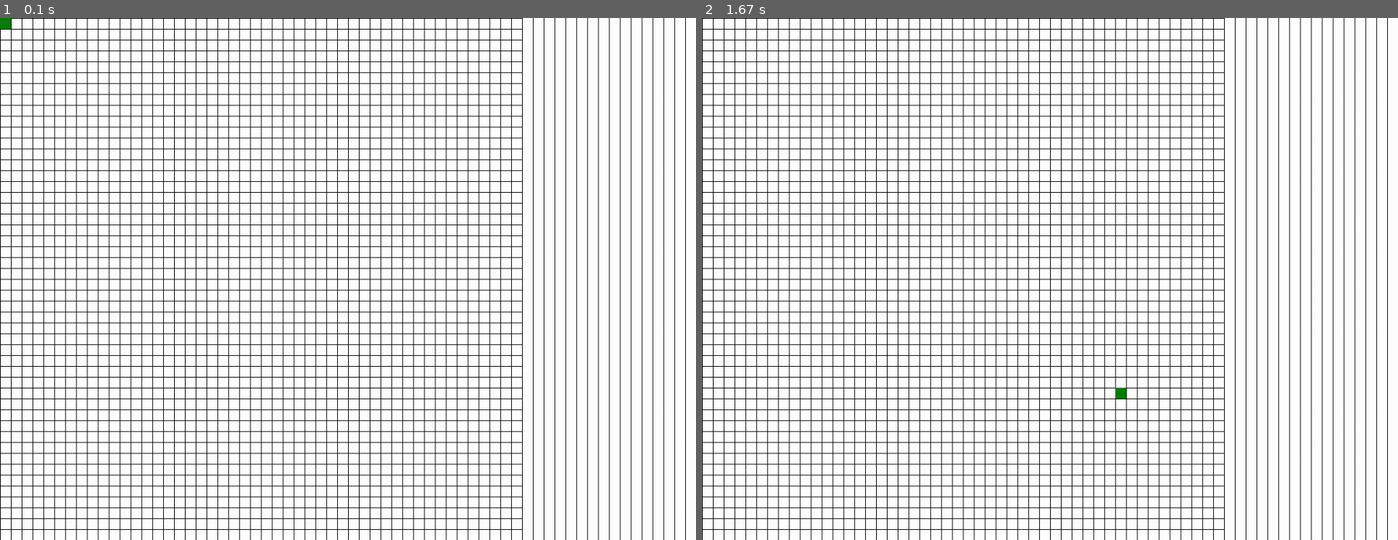
Above: before the commit, frames 1-2 (left to right).
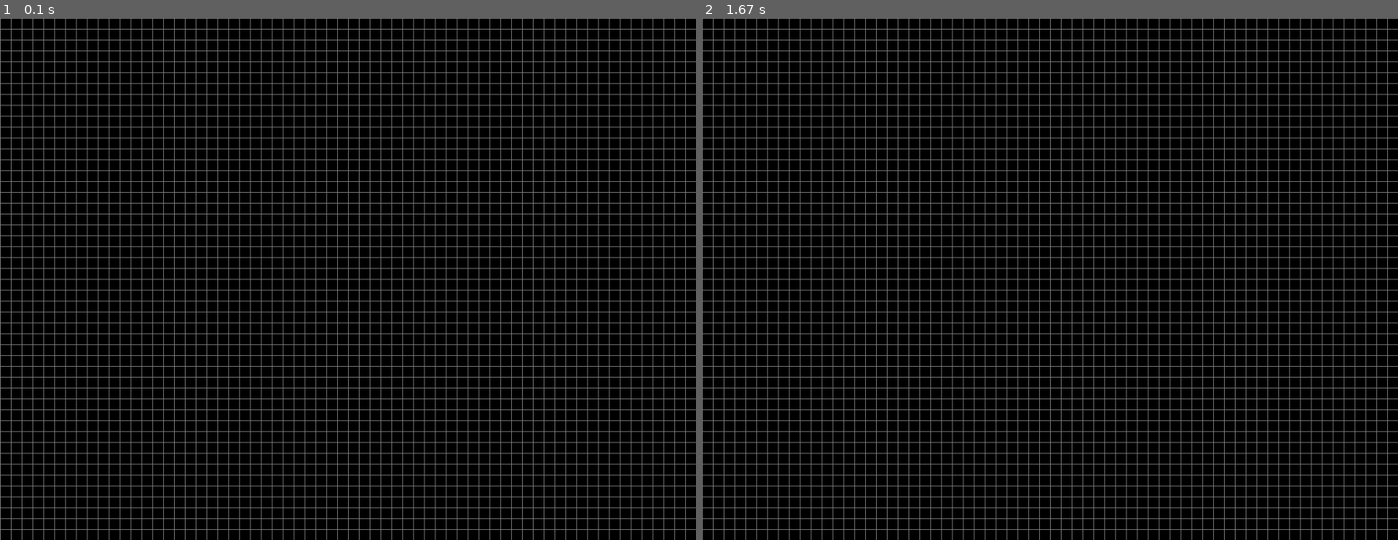
Above: after the commit, the same moments.

Repository: KValexander/own-rts
Game: pygame game, started from Prototype Pygame/main.py
The game is run twice, just before and just after one commit, with the same random seed, the same clock (stepped at 60 frames per second) and the same inputs.
Inputs (mouse positions are in pixels of both pictures, inside the frame that each line leads up to):
- Up to frame 1 (0.1 s): no input
- Up to frame 2 (1.67 s): press the mouse at (882, 284) at 0.37 s; move the mouse to (1001, 336) at 0.47 s; release the mouse at (1119, 393) at 0.6 s

The runs differ from the first frame. In frame 1, 97% of the frame differs, in the area x 0-100%, y 0-100%; in frame 2, 97%.

Commit message:
main, methods and templates upd

Diff:
--- a/Prototype Pygame/configs.py
+++ b/Prototype Pygame/configs.py
@@ -1,5 +1,6 @@
 # Colors
 WHITE 	= (255, 255, 255)
+GRAY 	= (128, 128, 128)
 BLACK 	= (0, 0, 0)
 RED 	= (128, 0, 0)
 GREEN 	= (0, 128, 0)
--- a/Prototype Pygame/main.py
+++ b/Prototype Pygame/main.py
@@ -10,6 +10,10 @@
 from methods import Key
 from methods import Cash
 from methods import Grid
+from methods import SelectionRect
+
+# from templates import Unit
+from templates import Worker
 
 # Main class
 class Main:
@@ -22,8 +26,12 @@
 		pygame.display.set_caption("Storm of Wars")
 
 		# Groups
-		self.items = pygame.sprite.Group()
+		# self.items = pygame.sprite.Group()
+		self.items = []
 		self.selectedItem = pygame.sprite.Group()
+		self.buttons = pygame.sprite.Group()
+
+		self.counter = 1
 
 		# Gameloop speed
 		self.clock = pygame.time.Clock()
@@ -40,6 +48,8 @@
 		self.key 	   = Key() 	  	 # Keys
 		self.cash 	   = Cash() 	 # Cash
 		self.grid 	   = Grid() 	 # Grid
+
+		self.selectionRect = SelectionRect() # Selection Rect
 
 		# Load background image
 		# self.bg = pygame.image.load("images/map.jpg")
@@ -65,7 +75,13 @@
 
 			# Mouse down
 			if event.type == pygame.MOUSEBUTTONDOWN:
-				self.mouse.mouseClick(event)
+				self.mouse.mouseDown(event, self.selectionRect)
+				if(event.button == 2):
+					self.addItem("worker", self.mouse.clickX, self.mouse.clickY)
+
+			# Mouse up
+			if event.type == pygame.MOUSEBUTTONUP:
+				self.mouse.mouseUp(event, self.selectionRect)
 
 			# Mouse move
 			if event.type == pygame.MOUSEMOTION:
@@ -76,21 +92,44 @@
 		# Gameloop speed
 		self.clock.tick(FPS)
 
+		# Update data items
+		# self.items.update()
+
+		# Updating item selection rectangle data
+		if self.selectionRect.state == True:
+			self.selectionRect.update(self.mouse.coordClick, self.mouse.coordMove)
+
 		# Handling events
 		self.events()
 
 	# Rendering
 	def render(self):
 		# Background color
-		self.screen.fill(WHITE)
+		self.screen.fill(BLACK)
 
 		# Rendering grid
 		self.grid.drawGrid(self.screen)
 
-		pygame.draw.rect(self.screen, GREEN, [self.grid.gridSize(self.mouse.moveX, "x"), self.grid.gridSize(self.mouse.moveY, "y"), 16, 16])
+		# Rendering items
+		# self.items.draw(self.screen)
+		for val in self.items:
+			val.draw(self.screen)
+
+		# Rendering item selection rectangle
+		if self.selectionRect.state == True:
+			self.selectionRect.draw(self.screen)
+		# pygame.draw.rect(self.screen, GREEN, [self.grid.gridSize(self.mouse.moveX, "x"), self.grid.gridSize(self.mouse.moveY, "y"), 16, 16])
 
 		# Clear past render
 		pygame.display.flip()
+
+	# Adding item
+	def addItem(self, t, x, y):
+		if(t == "worker"):
+			item = Worker(self.counter, x, y)
+		self.items.append(item)
+
+		self.counter += 1
 
 	# Gameloop
 	def loop(self):
--- a/Prototype Pygame/methods.py
+++ b/Prototype Pygame/methods.py
@@ -25,17 +25,26 @@
 		self.moveX = 0
 		self.moveY = 0
 
-	# Handling mouse click
-	def mouseClick(self, e):
+	# Handling mouse down
+	def mouseDown(self, e, selectionRect):
 		self.clickX, self.clickY = e.pos
 		self.coordClick = e.pos
-		print(self.coordClick)
+
+		if(e.button == 1):
+			selectionRect.state = True
+
+	# Handling mouse up
+	def mouseUp(self, e, selectionRect):
+		self.coordClick = 0
+		self.clickX = 0
+		self.clickY = 0
+
+		selectionRect.clear()
 
 	# Handling mouse move
 	def mouseMove(self, e):
 		self.moveX, self.moveY = e.pos
 		self.coordMove = e.pos
-		print(self.coordMove)
 
 # Keys class
 class Key:
@@ -73,7 +82,7 @@
 # Grid class
 class Grid:
 	def __init__(self):
-		self.color 	= BLACK
+		self.color 	= GRAY
 		self.i 		= 0
 		self.lineX 	= 16
 		self.lineY 	= 16
@@ -88,12 +97,12 @@
 
 	# Method grid rendering
 	def drawGrid(self, screen):
-		while self.i < self.collsX * self.lineX:
-			pygame.draw.line(screen, self.color, (self.i, 0), (self.i, WIDTH))
+		while self.i <= self.collsX * self.lineX:
+			pygame.draw.line(screen, self.color, (self.i, 0), (self.i, HEIGHT))
 			self.i += self.lineX
 		self.i = 0
-		while self.i < self.collsY * self.lineY:
-			pygame.draw.line(screen, self.color, (0, self.i), (HEIGHT, self.i))
+		while self.i <= self.collsY * self.lineY:
+			pygame.draw.line(screen, self.color, (0, self.i), (WIDTH, self.i))
 			self.i += self.lineY
 		self.i = 0
 
@@ -106,3 +115,39 @@
 		self.height = 0
 		self.state 	= True
 		self.scale 	= 1
+
+# Items selection rectangle
+class SelectionRect:
+	def __init__(self):
+		self.lineWidth  = 2
+		self.color  	= GREEN
+		self.x 			= 0
+		self.y 			= 0
+		self.width 		= 0
+		self.height 	= 0
+		self.state 		= False
+
+	# Update data
+	def update(self, click, move):
+		cX, cY = click
+		mX, mY = move
+		self.x = cX
+		self.y = cY
+		self.width = mX - cX
+		self.height = mY - cY
+
+	# Rendering selection rectangle
+	def draw(self, screen):
+		pygame.draw.rect(screen, self.color, [self.x, self.y, self.width, self.height], self.lineWidth)
+
+	# Clear data
+	def clear(self):
+		self.x 		= 0
+		self.y 		= 0
+		self.width 	= 0
+		self.height = 0
+		self.state 	= False
+
+	# Adding items in selected items
+	def selection(self):
+		print("ss")
--- a/Prototype Pygame/templates.py
+++ b/Prototype Pygame/templates.py
@@ -5,46 +5,42 @@
 from configs import *
 
 # Template for units
-class Unit:
-	def __init__(self):
+class Unit():
+
+	def update(self):
+		self.movement()
+
+	def draw(self, screen):
+		screen.blit(self.image, self.rect)
+
+	def movement(self):
+		if(self.rect.x < self.move[0]): self.rect.x += self.speed
+		if(self.rect.x > self.move[0]): self.rect.x -= self.speed
+		if(self.rect.y < self.move[1]): self.rect.y += self.speed
+		if(self.rect.y > self.move[1]): self.rect.y -= self.speed
+
+
+class Worker(Unit):
+	def __init__(self, ident,  x, y):
+		# pygame.sprite.Sprite.__init__(self)
+
 		# Default characteristics
 		self.typeItem 		= "unit"
 		self.animationIndex = 0
 		self.direction 		= 0
 		self.directions 	= 8
-		self.speed 			= 0
-		self.move 			= ()
-		self.target 		= null
+		self.speed 			= 2
+		self.target 		= 0
 		self.action 		= "stand"
 		self.selected 		= False
 		self.selectable 	= True
 
 		# Unique characteristics
-		self.src 			= ""
-		self.name 			= ""
-		self.iname 			= ""
-		self.description 	= ""
-		self.width 			= 0
-		self.sight 			= 0
-		self.level 			= 0
-		self.height 		= 0
-		self.defense 		= 0
-		self.radiuse 		= 0
-		self.hitPoints 		= 0
-		self.gridWidth 		= 0
-		self.experiense 	= 0
-		self.gridHeight 	= 0
-		self.maxExperiense	= 0
-		self.cost 			= []
-		self.damage 		= []
-		self.frames 		= []
-
-class Worker(Unit):
-	def __init__(self):
+		self.id 			= ident
 		self.src 			= "images/worker.png"
 		self.name 			= "Worker"
 		self.iname 			= "Рабочий"
-		self.description 	= "Рабочий усердно работает"
+		self.description 	= "Усердный работяга"
 		self.width 			= 16
 		self.height 		= 24
 		self.gridWidth 		= 1
@@ -59,3 +55,10 @@
 		self.maxExperiense 	= 0
 		self.cost 			= [50, 0, 0, 1]
 		self.frames 		= []
+		# self.move 			= [x - self.width / 2, y - self.height / 2]
+		self.move 			= [100, 100]
+
+		# Group characteristic
+		self.image 			= pygame.image.load(self.src)
+		self.rect 			= self.image.get_rect()
+		self.rect.center 	= (x, y)
